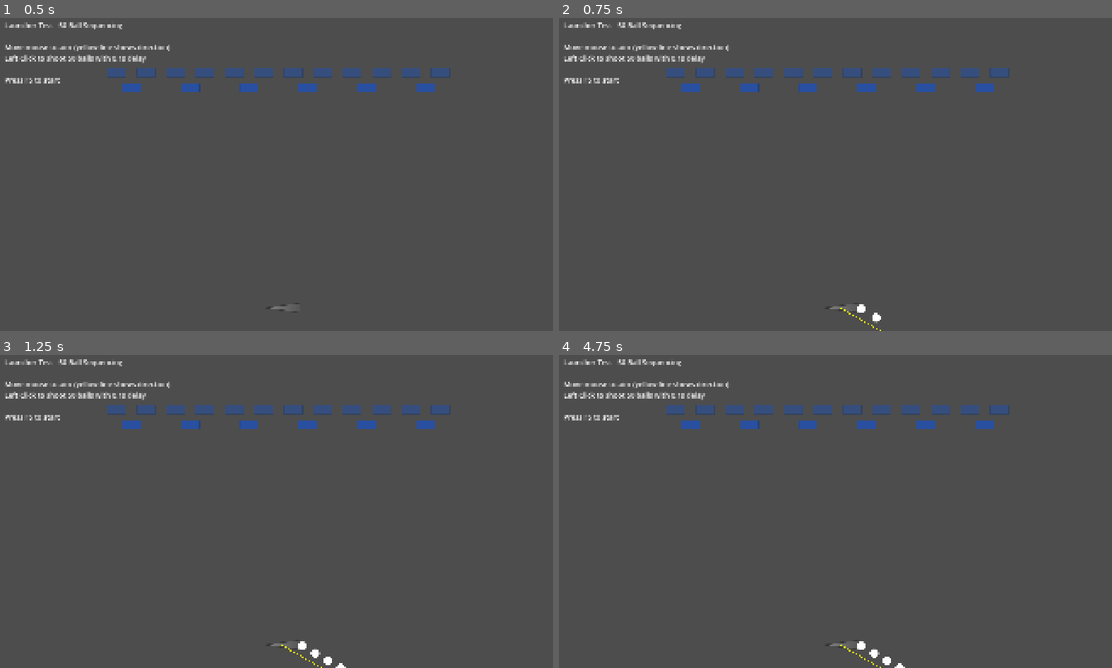
Above: before the commit, frames 1-4 (two rows, left to right).
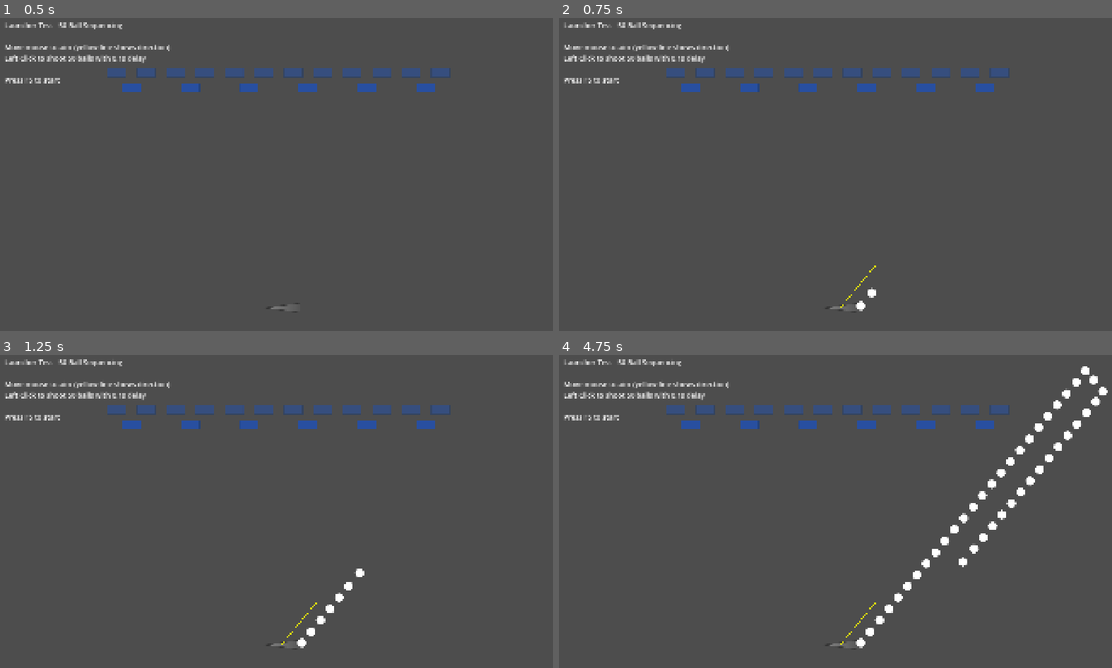
Above: after the commit, the same moments.

Repository: lernwelten-cmyk/multibreaker
Game: Godot game, scene res://scenes/test/LauncherTest.tscn
Two runs of this game, one before a commit and one after it. Both use one fixed random seed, a clock stepped at 60 frames per second and the inputs below. This scene is started directly instead of the project's main scene.
Inputs (mouse positions are in pixels of both pictures, inside the frame that each line leads up to):
- Up to frame 1 (0.5 s): no input
- Up to frame 2 (0.75 s): tap Enter at 0.5 s; move the mouse to (962, 155) at 0.52 s; click (962, 155) at 0.6 s
- Up to frame 3 (1.25 s): no input
- Up to frame 4 (4.75 s): move the mouse to (724, 524) at 1.27 s; click (724, 524) at 1.35 s; move the mouse to (896, 439) at 2.02 s; click (896, 439) at 2.1 s; move the mouse to (813, 574) at 2.77 s; click (813, 574) at 2.85 s; move the mouse to (1006, 558) at 3.52 s; click (1006, 558) at 3.6 s; move the mouse to (669, 461) at 4.27 s; click (669, 461) at 4.35 s

Frame 1 is identical in both runs. In frame 2, 0.2% of the frame differs, in the area x 50-59%, y 79-100%; in frame 3, 0.4%; in frame 4, 1.7%, in the area x 50-100%, y 3-100%.

Commit message:
fix: Korrigiere Aim-Line Richtung (nach oben statt unten)
Ändert Winkel-Bereich von 30°-150° (nach unten) zu -150° bis -30° (nach oben).

**Änderungen:**
- min_angle: 30.0 → -150.0 (links-oben)
- max_angle: 150.0 → -30.0 (rechts-oben)
- current_angle: PI/2 (90°, unten) → -PI/2 (-90°, oben)

**Winkel-System (Vector2.angle()):**
- 0° = rechts
- -90° = oben
- 90° = unten
- -150° = links-oben
- -30° = rechts-oben

Launcher am unteren Bildschirmrand schießt jetzt korrekt nach oben.

🤖 Generated with [Claude Code](https://claude.com/claude-code)

Co-Authored-By: Claude <noreply@anthropic.com>

Diff:
--- a/scripts/entities/Launcher.gd
+++ b/scripts/entities/Launcher.gd
@@ -13,17 +13,17 @@
 ## Delay zwischen Ball-Spawns in Sekunden
 @export var spawn_delay: float = 0.1
 
-## Minimaler Winkel in Grad (0° = rechts)
-@export var min_angle: float = 30.0
+## Minimaler Winkel in Grad (0° = rechts, -90° = oben, 90° = unten)
+@export var min_angle: float = -150.0
 
 ## Maximaler Winkel in Grad
-@export var max_angle: float = 150.0
+@export var max_angle: float = -30.0
 
 ## Länge der Aim-Line in Pixeln
 @export var aim_line_length: float = 200.0
 
 ## Aktueller Zielwinkel in Radians
-var current_angle: float = PI / 2  # 90° default
+var current_angle: float = -PI / 2  # -90° default (nach oben)
 
 ## Ist Launcher aktiv (kann schießen)?
 var is_active: bool = true
@@ -71,7 +71,9 @@
 		var angle_deg: float = rad_to_deg(angle_rad)
 
 		# Winkel auf erlaubten Bereich limitieren
+		# Für nach-oben-Schießen: -150° (links-oben) bis -30° (rechts-oben)
 		angle_deg = clamp(angle_deg, min_angle, max_angle)
+
 		current_angle = deg_to_rad(angle_deg)
 
 		_update_aim_line()
